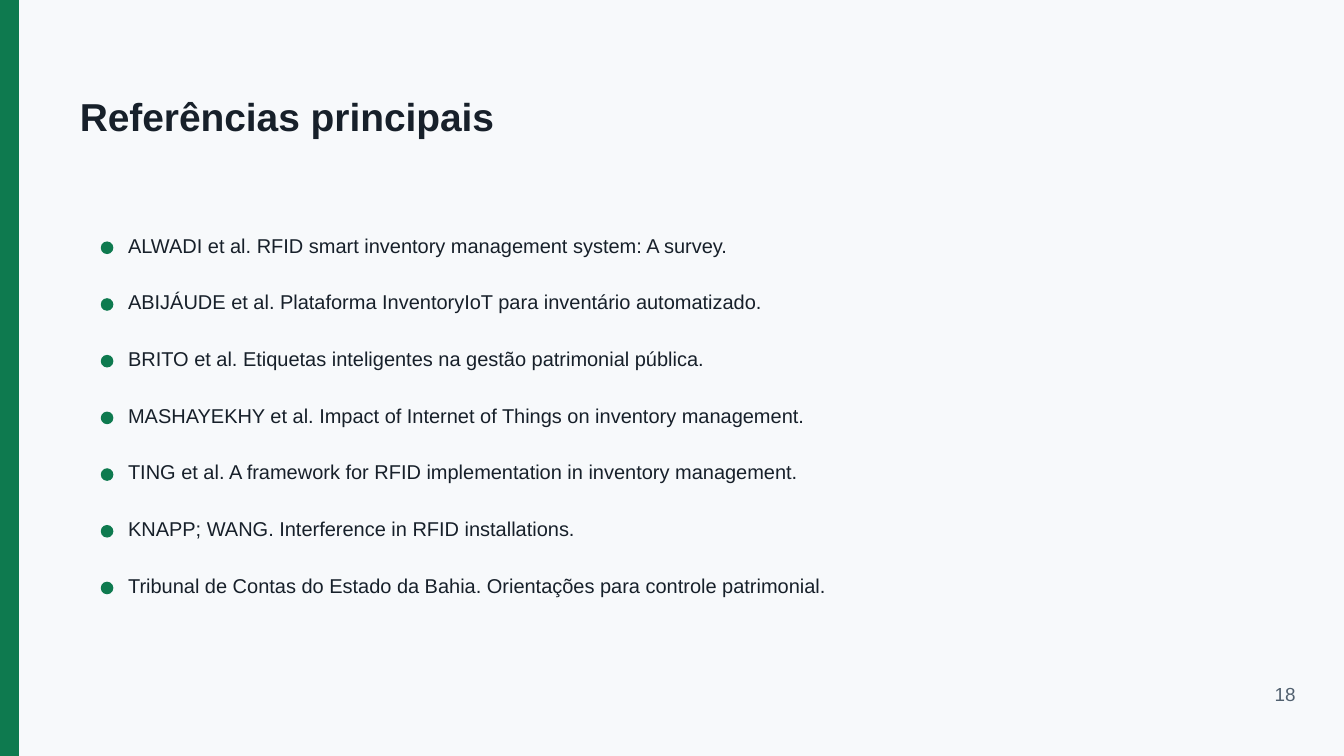
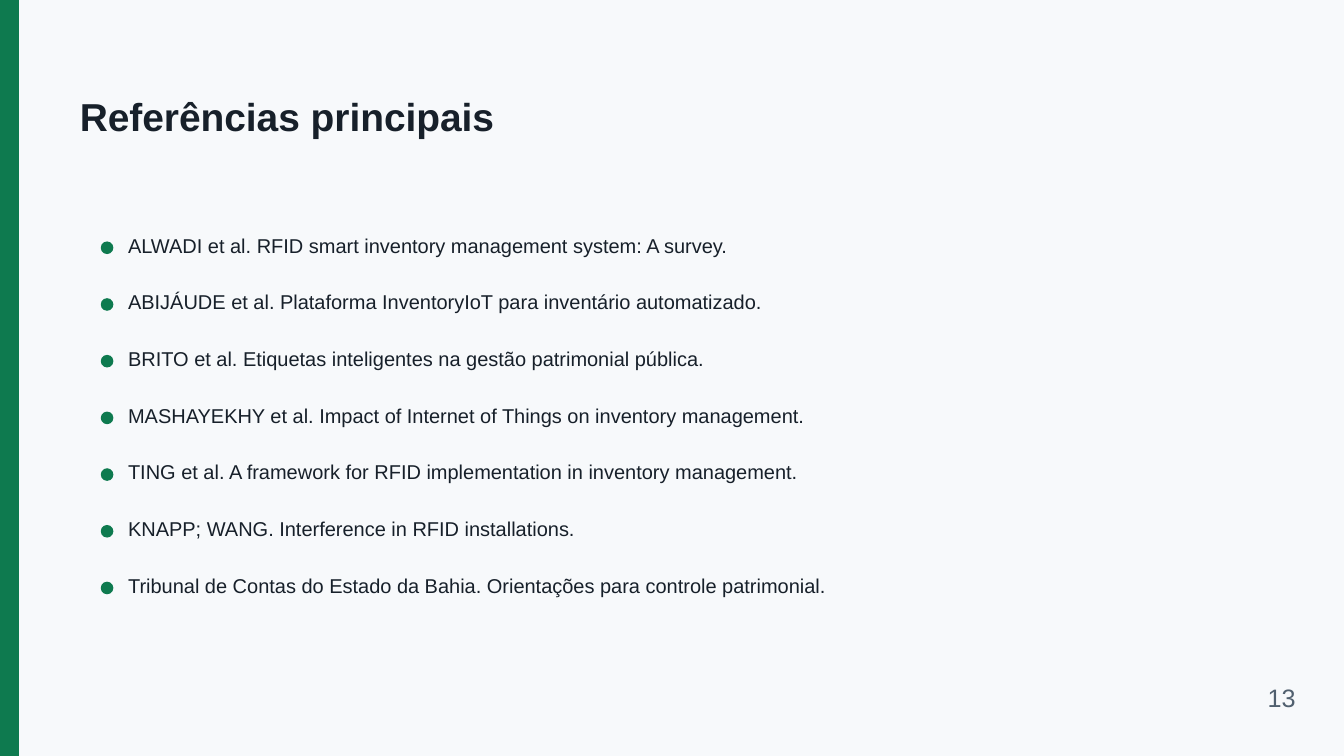
Before and after one commit to EzekLobo/InventoryRFID, a slide deck: slide 13 of docs/tcc/apresentacao-inventoryrfid-15min.pptx (slide 18 before the commit). Drawn at 1344x756 pixels with LibreOffice and Linux fonts; fonts in the diff are those of the drawing. Boxes give left, top, right and bottom in pixels: in the first picture for what was removed or moved away, otherwise in the second. Text is boxed around its words. In the diff, an @@ line names an element or a change of style, - is before the commit and + after.

```diff
--- a/docs/tcc/apresentacao-inventoryrfid-15min.pptx
+++ b/docs/tcc/apresentacao-inventoryrfid-15min.pptx
@@ text at box(1268, 689, 1296, 707): text changed; size 13.5 to 18 pt @@
-18
+13
```
Also in this commit, not shown: 9 other slides changed, 3 slides added, 7 slides removed, 1 other file.
